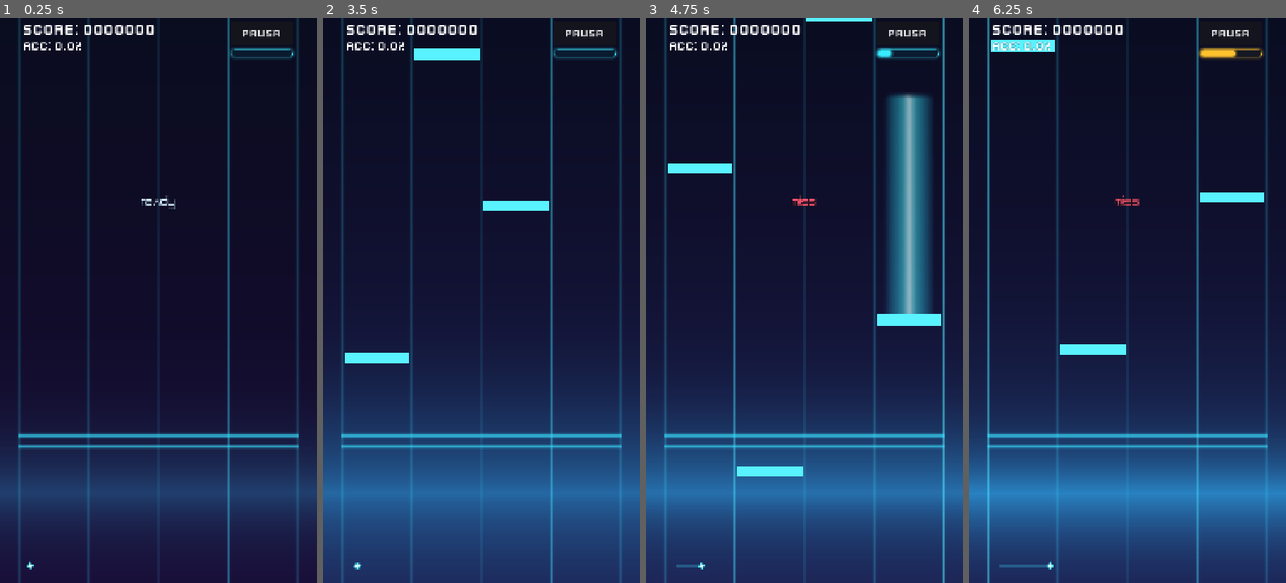
Above: before the commit, frames 1-4 (left to right).
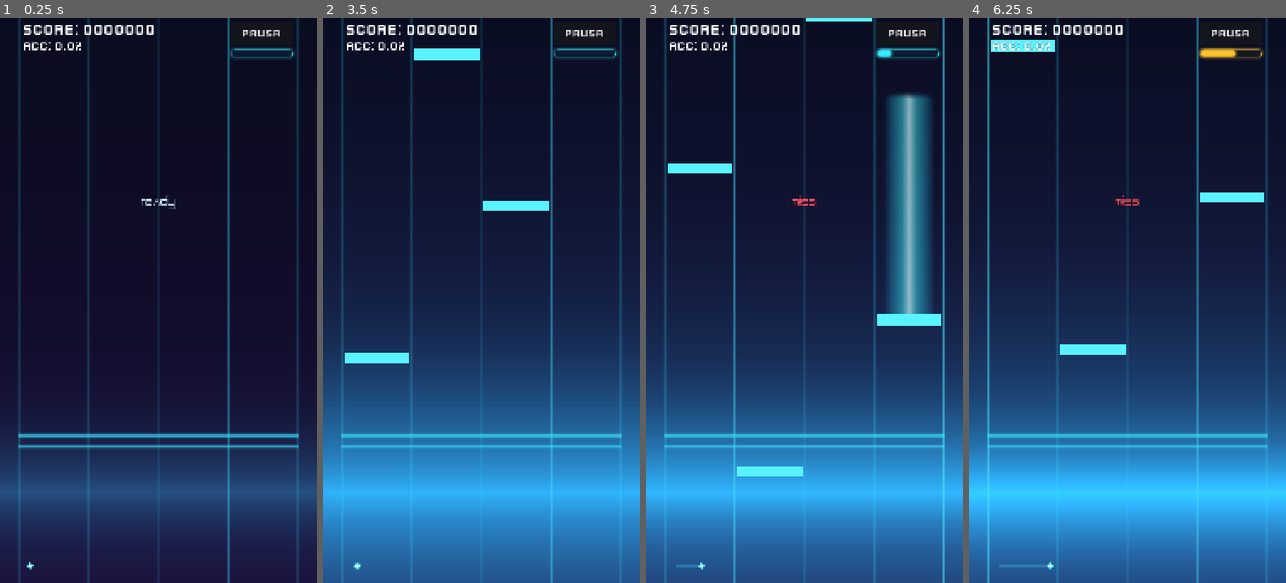
Above: after the commit, the same moments.

Repository: Carrillo524/FeelYourBeats
Game: Godot game, scene res://ui/game_session.tscn
The game is run twice, just before and just after one commit, with the same random seed, the same clock (stepped at 60 frames per second) and the same inputs. This scene is started directly instead of the project's main scene.
Inputs (mouse positions are in pixels of both pictures, inside the frame that each line leads up to):
- Up to frame 1 (0.25 s): no input
- Up to frame 2 (3.5 s): click "PAUSA" at 0.5 s; click "REINICIAR" at 1.25 s; tap Enter (ui_accept) at 2, 2.27, 2.75 s; move the mouse to (465, 413) at 2.02 s; hold Up 2.03-2.75 s; tap F at 2.1 s; click (465, 413) at 2.17 s; drag from (576, 385) to (465, 413) at 2.77 s
- Up to frame 3 (4.75 s): move the mouse to (709, 215) at 3.52 s; hold Left 3.53-4.25 s; tap K at 3.6 s; drag from (820, 300) to (709, 215) at 4.27 s
- Up to frame 4 (6.25 s): move the mouse to (1079, 159) at 5.02 s; hold Down 5.03-5.75 s; tap J at 5.1 s; tap Enter (ui_accept) at 5.27 s; drag from (1197, 272) to (1079, 159) at 5.77 s

The runs differ from the first frame. In frame 2, 42% of the frame differs, in the area x 0-100%, y 56-100%; in frame 3, 39%; in frame 4, 43%, in the area x 0-100%, y 55-100%.

Commit message:
polish(vfx): increase vertical horizon expansion and bloom on beats in Classic backdrop

Diff:
--- a/vfx/reactive_backdrop.gdshader
+++ b/vfx/reactive_backdrop.gdshader
@@ -36,21 +36,22 @@
 	vec4 bg = mix(base_color_top, vec4(boosted_bottom, 1.0), uv.y);
 
 	float normal_pulse = clamp(max(beat_pulse, bass_energy * 0.90), 0.0, 1.0);
-	float normal_horizon_sharpness = mix(13.0, 7.8, normal_pulse);
+	float normal_horizon_sharpness = mix(13.5, 4.8, normal_pulse);
 	float drop_horizon_sharpness = 10.5 - (drop_active * 1.8);
 	float horizon_glow = exp(-abs(uv.y - 0.84) * mix(normal_horizon_sharpness, drop_horizon_sharpness, drop_active));
+	float horizon_outer_bloom = exp(-abs(uv.y - 0.84) * mix(8.5, 3.4, normal_pulse)) * 0.26 * normal_pulse * (1.0 - (drop_active * 0.45));
 
 	float normal_boost = clamp(
-		0.14 + (normal_pulse * (0.34 + (0.10 * energy_level))),
-		0.14,
-		0.58
+		0.15 + (normal_pulse * (0.53 + (0.10 * energy_level))),
+		0.15,
+		0.78
 	);
 	float drop_boost = clamp(
 		(beat_pulse * (0.22 + 0.18 * energy_level + 0.10 * tier_factor)) + (bass_energy * 0.16),
 		0.0,
 		0.56
 	);
-	float pulse_boost = clamp(mix(normal_boost, drop_boost, drop_active), 0.0, 0.58);
+	float pulse_boost = clamp(mix(normal_boost, drop_boost, drop_active), 0.0, 0.78);
 
 	float wave_speed = 1.2 + (drop_active * 1.1) + (mid_energy * 0.8);
 	float wave = sin((uv.y * 18.0) - (TIME * wave_speed)) * 0.5 + 0.5;
@@ -96,7 +97,7 @@
 	vec3 drop_ring_color = mix(accent_color.rgb, vec3(1.0, 0.42, 0.88), 0.55);
 
 	vec3 raw_rgb = bg.rgb
-		+ accent_color.rgb * (pulse_boost * horizon_glow + grid_shimmer)
+		+ accent_color.rgb * ((pulse_boost * horizon_glow) + horizon_outer_bloom + grid_shimmer)
 		+ perfect_tint * lane_flash
 		+ drop_ring_color * drop_shockwave;
 
--- a/vfx/reactive_background.gd
+++ b/vfx/reactive_background.gd
@@ -51,7 +51,7 @@
 
 # Smooth temporal envelope for Clásico style (dynamic horizon contrast + drop-only halo + reactivity-tamed motion)
 const CLASSIC_PULSE_FLOOR: float = 0.14
-const CLASSIC_PULSE_PEAK_CAP: float = 0.94
+const CLASSIC_PULSE_PEAK_CAP: float = 1.00
 const CLASSIC_PULSE_ATTACK_RATE: float = 16.0
 const CLASSIC_PULSE_RELEASE_RATE: float = 4.5
 const CLASSIC_BASS_FLOOR: float = 0.12
@@ -1182,16 +1182,16 @@
 
 func _compute_classic_beat_target(p_strength: float) -> float:
 	var react_norm: float = clampf((_bg_config.get_reactivity_multiplier() - 0.55) / 0.90, 0.0, 1.0)
-	var peak_base: float = lerpf(0.43, 0.87, react_norm)
-	var peak_ceiling: float = lerpf(0.50, CLASSIC_PULSE_PEAK_CAP, react_norm)
+	var peak_base: float = lerpf(0.42, 0.94, react_norm)
+	var peak_ceiling: float = lerpf(0.49, CLASSIC_PULSE_PEAK_CAP, react_norm)
 	return clampf(lerpf(peak_base, peak_ceiling, clampf(p_strength, 0.0, 1.0)), CLASSIC_PULSE_FLOOR, CLASSIC_PULSE_PEAK_CAP)
 
 
 func _compute_classic_bass_impulse_target(p_strength: float) -> float:
 	var react_norm: float = clampf((_bg_config.get_reactivity_multiplier() - 0.55) / 0.90, 0.0, 1.0)
-	var peak_base: float = lerpf(0.40, 0.77, react_norm)
-	var peak_ceiling: float = lerpf(0.49, 0.85, react_norm)
-	return clampf(lerpf(peak_base, peak_ceiling, clampf(p_strength, 0.0, 1.0)), CLASSIC_BASS_FLOOR, 0.86)
+	var peak_base: float = lerpf(0.40, 0.92, react_norm)
+	var peak_ceiling: float = lerpf(0.48, 1.00, react_norm)
+	return clampf(lerpf(peak_base, peak_ceiling, clampf(p_strength, 0.0, 1.0)), CLASSIC_BASS_FLOOR, 1.00)
 
 
 func _on_beat_pulsed(_p_beat_index: int, _p_beat_time_sec: float) -> void:
@@ -1402,8 +1402,8 @@
 	else:
 		_beat_pulse = _exp_smooth(_beat_pulse, pulse_floor, CLASSIC_PULSE_ATTACK_RATE, CLASSIC_PULSE_RELEASE_RATE, p_delta)
 
-	var bass_scale: float = lerpf(0.54, 1.02, react_norm)
-	var bass_cap: float = lerpf(0.50, 0.85, react_norm)
+	var bass_scale: float = lerpf(0.52, 1.15, react_norm)
+	var bass_cap: float = lerpf(0.49, 1.00, react_norm)
 	var live_bass_target: float = clampf(maxf(bass_floor, _smoothed_bass * bass_scale), bass_floor, bass_cap)
 	if _classic_bass_target > live_bass_target:
 		_classic_bass = _exp_smooth(_classic_bass, _classic_bass_target, CLASSIC_BASS_ATTACK_RATE, CLASSIC_BASS_RELEASE_RATE, p_delta)
